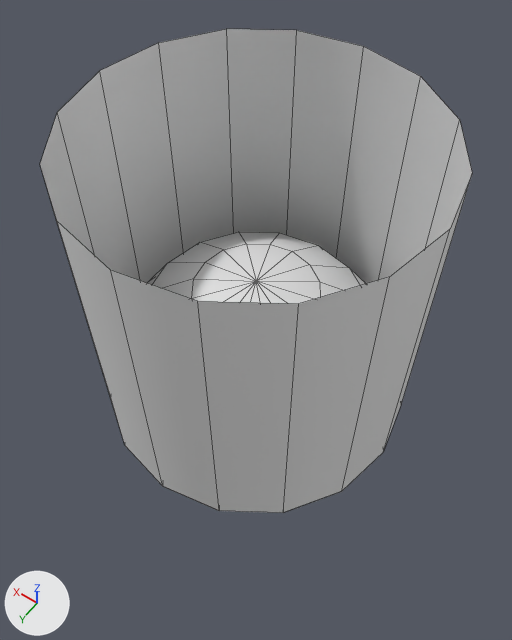
What one commit did to the FBX model Projects/LGen/Assets/NGamed/Objects/Plants/Meshes/Stem.fbx.
The view is the same before and after, from a 50 mm camera at (-0.79, 1.11, 2.06) aimed at (0.09, -0.13, 0.12). The axes (+X, +Y, +Z) are drawn at lower left. The lights are the same throughout. Mesh edges are drawn as thin lines. Where no turn or scale is listed for an object, it has been applied to the vertices.

Objects in the first picture: 'Base', 'Cap'.
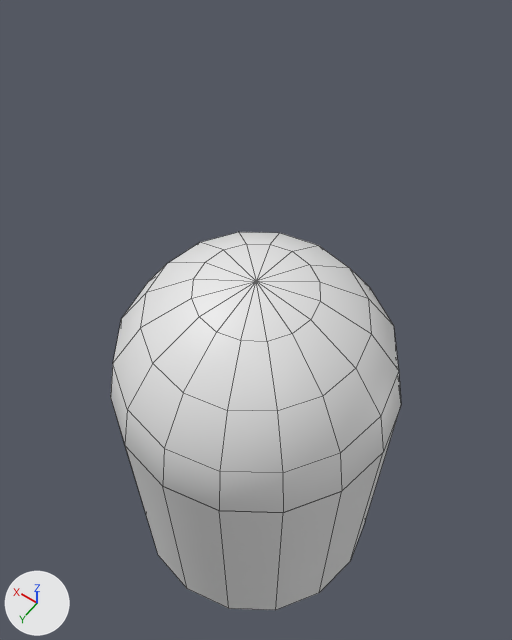
Edits to the bpy script that builds the scene:
```text
Change me_base:
    where me_base.from_pydata(...)  # 32 vertices, 16 faces; spans x -0.5..0.5, y -0.5..0.5, z 0.0..1.0
    used by ob_base; location = (0.0, 0.0, 0.0)
    me_base part 1: the whole mesh is moved by (0.0, 0.0, -1.0)
```

Boxes (x1, y1, x2, y2) around the edits, measured in the pictures (512 x 640 px):
'Base', mesh moved: before (40, 29, 472, 513); after (125, 406, 401, 610)
'Cap', unchanged, uncovered by the edit: before (131, 232, 366, 453); after (111, 232, 401, 513)
